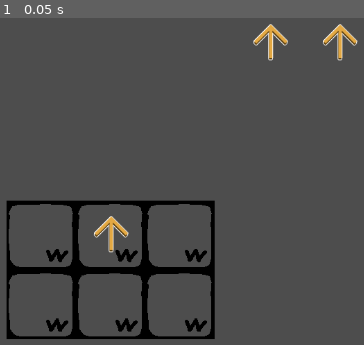
Above: before the commit, frame 1.
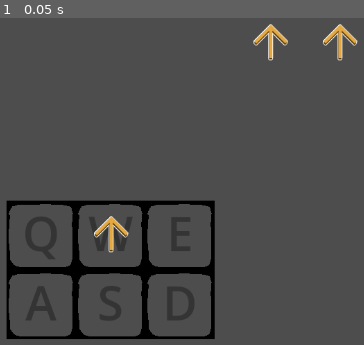
Above: after the commit, the same moment.

Repository: painttist/2023-04-04-Dungeon-Crawler-Jam
Game: Godot game, scene res://main.tscn
Two runs of this game, one before a commit and one after it. Both use one fixed random seed, a clock stepped at 60 frames per second and the inputs below.
Inputs:
- Up to frame 1 (0.05 s): no input

The runs differ from the first frame. In frame 1, 2.5% of the frame differs, in the area x 7-57%, y 60-97%.
Error in both runs: Trying to assign value of type 'Node3D' to a variable of type 'SkillUI.gd'. (res://Inventory/TileGroup.gd:17)

Commit message:
Inventory UI update

Diff:
--- a/Inventory/Inventory.tscn
+++ b/Inventory/Inventory.tscn
@@ -14,18 +14,24 @@
 shape = SubResource("RectangleShape2D_d5cih")
 
 [node name="Slot" parent="." instance=ExtResource("2_58731")]
+key = "Q"
 
 [node name="Slot2" parent="." instance=ExtResource("2_58731")]
 position = Vector2(100, 0)
+key = "W"
 
 [node name="Slot3" parent="." instance=ExtResource("2_58731")]
 position = Vector2(200, 0)
+key = "E"
 
 [node name="Slot4" parent="." instance=ExtResource("2_58731")]
 position = Vector2(0, 100)
+key = "A"
 
 [node name="Slot5" parent="." instance=ExtResource("2_58731")]
 position = Vector2(100, 100)
+key = "S"
 
 [node name="Slot6" parent="." instance=ExtResource("2_58731")]
 position = Vector2(200, 100)
+key = "D"
--- a/Inventory/InventorySlot.gd
+++ b/Inventory/InventorySlot.gd
@@ -6,8 +6,13 @@
 var slot_id
 var tile: Tile
 
+@onready var label = $Control/Label
+
+@export var key: String
+
 # Called when the node enters the scene tree for the first time.
 func _ready():
+	label.text = key
 	inventory = get_parent()
 	for child in get_children():
 		if is_instance_of(child, Tile):
--- a/Inventory/InventorySlot.tscn
+++ b/Inventory/InventorySlot.tscn
@@ -1,9 +1,13 @@
-[gd_scene load_steps=5 format=3 uid="uid://dookavn8tuqex"]
+[gd_scene load_steps=6 format=3 uid="uid://dookavn8tuqex"]
 
 [ext_resource type="Texture2D" uid="uid://bitjffsxlw7hv" path="res://Sprites/slot_bg.png" id="1_jwiw1"]
 [ext_resource type="Script" path="res://Inventory/InventorySlot.gd" id="2_1xg7q"]
 [ext_resource type="Texture2D" uid="uid://cuqqqqgok0tdn" path="res://Sprites/W.png" id="3_a1bfl"]
 [ext_resource type="PackedScene" uid="uid://ow8ysal0ewvf" path="res://Inventory/Tile.tscn" id="4_njwp8"]
+
+[sub_resource type="LabelSettings" id="LabelSettings_2p5co"]
+font_size = 68
+font_color = Color(0, 0, 0, 0.313726)
 
 [node name="Slot" type="Node2D"]
 script = ExtResource("2_1xg7q")
@@ -14,8 +18,28 @@
 texture = ExtResource("1_jwiw1")
 
 [node name="Key" type="Sprite2D" parent="."]
+visible = false
 position = Vector2(73, 80)
 texture = ExtResource("3_a1bfl")
 
+[node name="Control" type="Control" parent="."]
+layout_mode = 3
+anchors_preset = 0
+offset_right = 100.0
+offset_bottom = 100.0
+mouse_filter = 2
+
+[node name="Label" type="Label" parent="Control"]
+layout_mode = 1
+anchors_preset = 15
+anchor_right = 1.0
+anchor_bottom = 1.0
+grow_horizontal = 2
+grow_vertical = 2
+size_flags_vertical = 1
+text = "Q"
+label_settings = SubResource("LabelSettings_2p5co")
+horizontal_alignment = 1
+
 [node name="Tile" parent="." instance=ExtResource("4_njwp8")]
 position = Vector2(50, 50)
--- a/Inventory/Tile.tscn
+++ b/Inventory/Tile.tscn
@@ -1,10 +1,10 @@
 [gd_scene load_steps=3 format=3 uid="uid://ow8ysal0ewvf"]
 
 [ext_resource type="Script" path="res://Inventory/Tile.gd" id="1_64u75"]
-[ext_resource type="Texture2D" uid="uid://cbaikqtj8f2j5" path="res://Sprites/arrow_up.png" id="2_rcs2p"]
+[ext_resource type="Texture2D" uid="uid://dlkeyne8te21t" path="res://Sprites/arrow_up_clean.png" id="2_4c0nu"]
 
 [node name="Tile" type="Node2D"]
 script = ExtResource("1_64u75")
 
 [node name="TextureRect" type="Sprite2D" parent="."]
-texture = ExtResource("2_rcs2p")
+texture = ExtResource("2_4c0nu")
--- a/Pickup/Pickup.tscn
+++ b/Pickup/Pickup.tscn
@@ -1,8 +1,14 @@
-[gd_scene load_steps=4 format=3 uid="uid://cwvlsfbtdge2o"]
+[gd_scene load_steps=6 format=3 uid="uid://cwvlsfbtdge2o"]
 
 [ext_resource type="Script" path="res://scripts/Pickup.gd" id="1_562co"]
+[ext_resource type="Texture2D" uid="uid://dyavc8oy7yc2l" path="res://Sprites/pickup_question.png" id="2_0kcg4"]
+
+[sub_resource type="StandardMaterial3D" id="StandardMaterial3D_08kaw"]
+albedo_texture = ExtResource("2_0kcg4")
 
 [sub_resource type="PlaneMesh" id="PlaneMesh_3ysks"]
+material = SubResource("StandardMaterial3D_08kaw")
+flip_faces = true
 size = Vector2(0.6, 0.8)
 
 [sub_resource type="CylinderShape3D" id="CylinderShape3D_sxgny"]
@@ -11,7 +17,7 @@
 script = ExtResource("1_562co")
 
 [node name="MeshInstance3D" type="MeshInstance3D" parent="."]
-transform = Transform3D(1, 0, 0, 0, -4.37114e-08, 1, 0, -1, -4.37114e-08, 0, 0.589748, 0)
+transform = Transform3D(-1, 0, 0, 0, 4.37114e-08, -1, 0, 1, 4.37114e-08, 0, 0.589748, 0)
 mesh = SubResource("PlaneMesh_3ysks")
 
 [node name="CollisionShape3D" type="CollisionShape3D" parent="."]
Binary file added: Sprites/pickup_question.png
Not shown, added: Sprites/pickup_question.png.import
